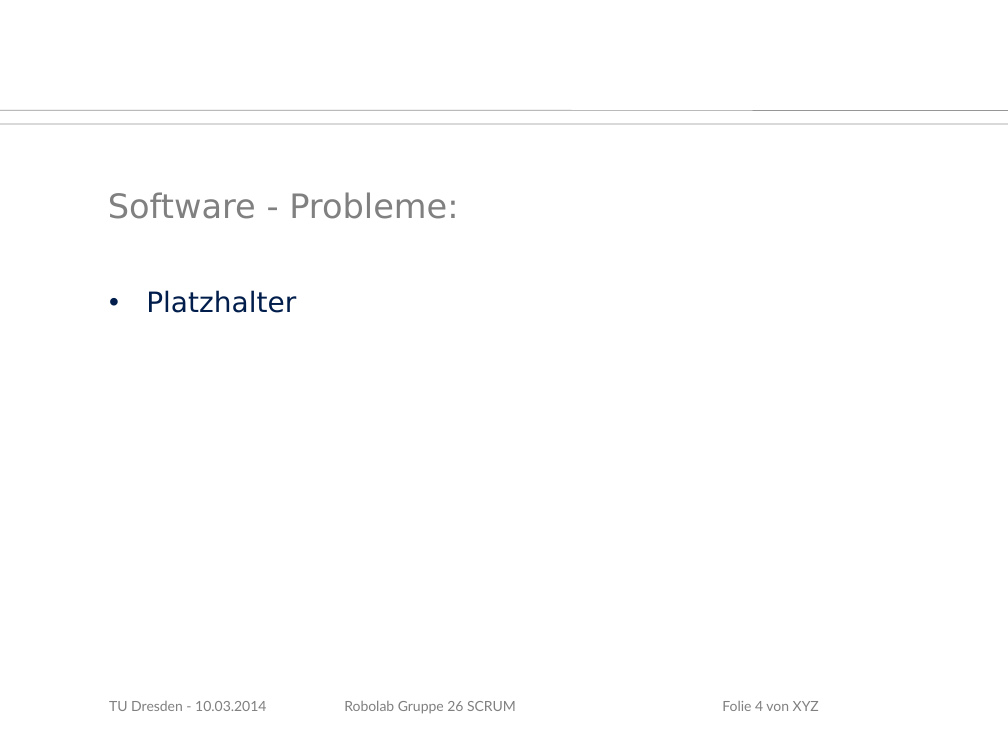
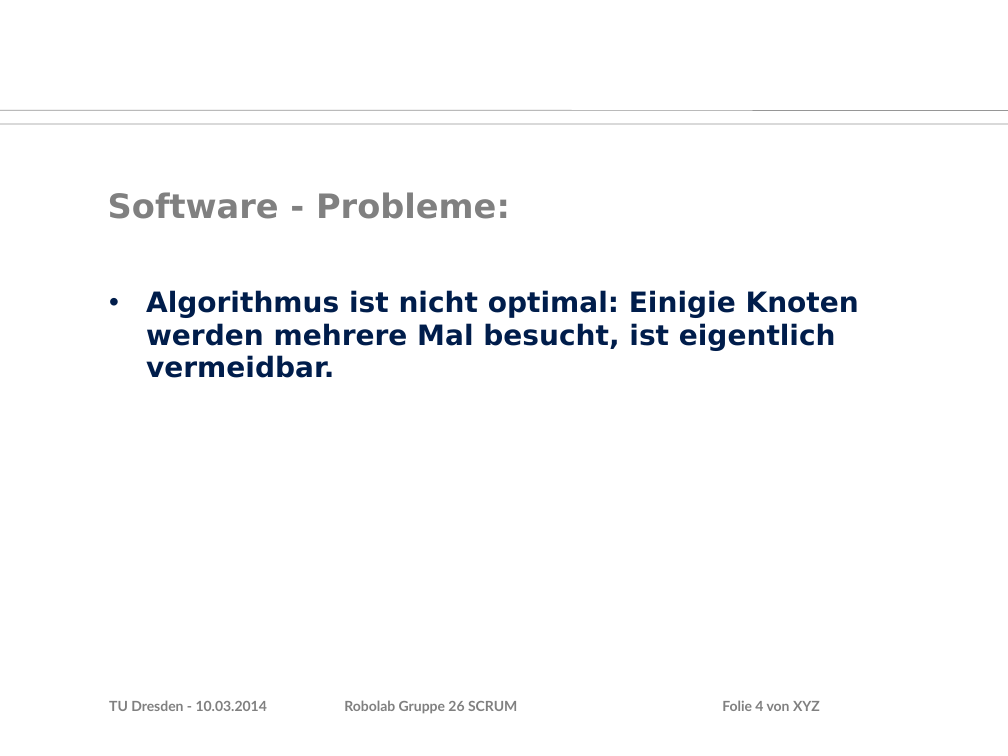
Before and after one commit to MarauderXtreme/robolab-2014, a slide deck: slide 4 of Scrum/scrum-10-03-14.ppt. Drawn at 1008x756 pixels with LibreOffice and Linux fonts; fonts in the diff are those of the drawing; background and template pictures are left out. Boxes give left, top, right and bottom in pixels: in the first picture for what was removed or moved away, otherwise in the second. Text is boxed around its words. In the diff, an @@ line names an element or a change of style, - is before the commit and + after.

Commit message:
added scrum 10.03(software)

```diff
--- a/Scrum/scrum-10-03-14.ppt
+++ b/Scrum/scrum-10-03-14.ppt
@@ bold on in 4 elements at [109,700,267,711], [344,700,517,714], [722,700,820,711], [108,192,510,219] @@
@@ text at [146,290,859,378]: text changed; bold on @@
-• Platzhalter
+• Algorithmus ist nicht optimal: Einigie Knoten werden mehrere Mal besucht, ist eigentlich vermeidbar.
```
Also in this commit, not shown: 7 other slides changed, 2 other files.
